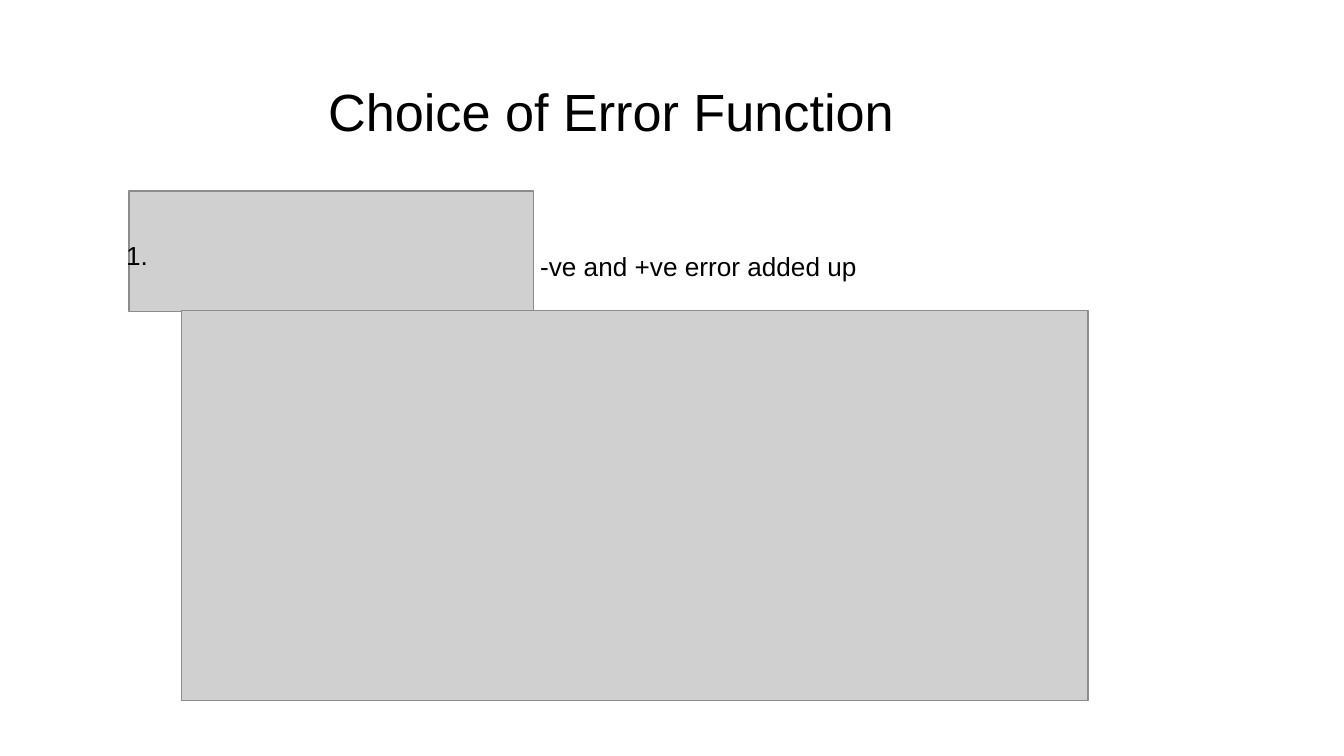
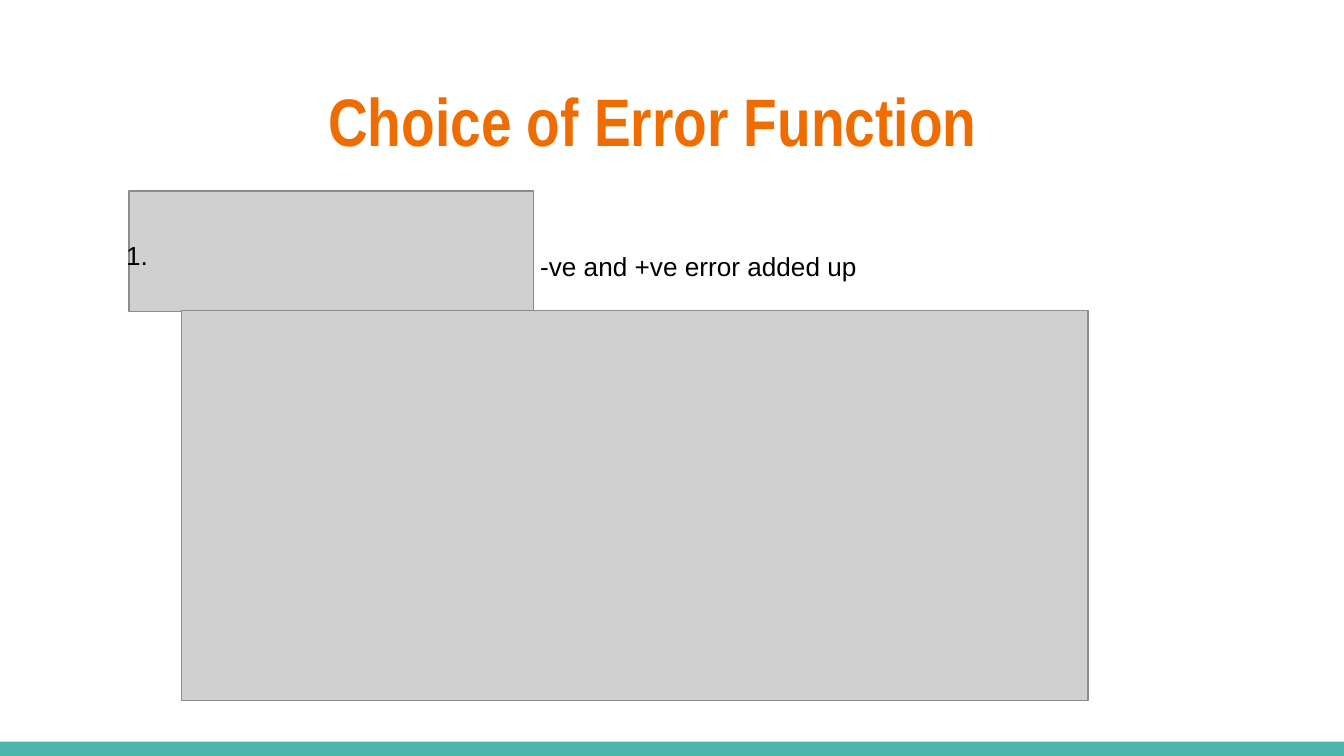
Before and after one commit to jugshaurya/Machine-Learning, a slide deck: slide 9 of Presentation/ML presentation.pptx. Drawn at 1344x756 pixels with LibreOffice and Linux fonts; fonts in the diff are those of the drawing; grey boxes stand for pictures. Boxes give left, top, right and bottom in pixels: in the first picture for what was removed or moved away, otherwise in the second. Text is boxed around its words. In the diff, an @@ line names an element or a change of style, - is before the commit and + after.

```diff
--- a/Presentation/ML presentation.pptx
+++ b/Presentation/ML presentation.pptx
@@ title "Choice of Error Function" at (x1=328, y1=97, x2=976, y2=147): size 28 to 36 pt, font Arial to Arial Narrow, text colour #000000 to #EF6C00, bold on @@
@@ rectangle added at (x1=0, y1=742, x2=1344, y2=756), fill #4DB6AC @@
```
Also in this commit, not shown: 10 other slides changed, 6 slides added, 5 slides removed, 1 other file.
